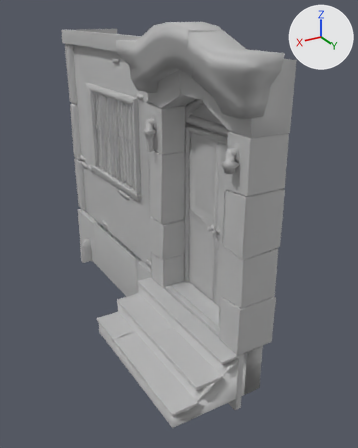
The FBX model Assets/Assets/3D/buildings/B4_f1/B4_f1_unity.fbx as it was, and as the next commit left it.
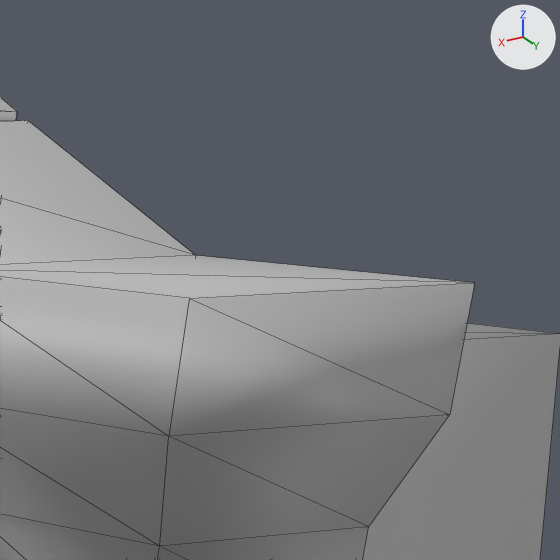
Each version is shown whole from a 50 mm lens placed at (2.0, 3.27, 2.83), pointed at (-0.16, -0.32, 1.03), then close up on the part from 62% to 83% of the width and 3% to 20% of the height. Arrows for +X, +Y and +Z are at upper right; the lights stay in place. The close-ups show mesh edges as thin lines. Where no turn or scale is listed for an object, it has been applied to the vertices. Vertices at the same position are counted once.

In view in the first close-up: 'B4_door_frame1_low', 'B4_door_top1_low'.
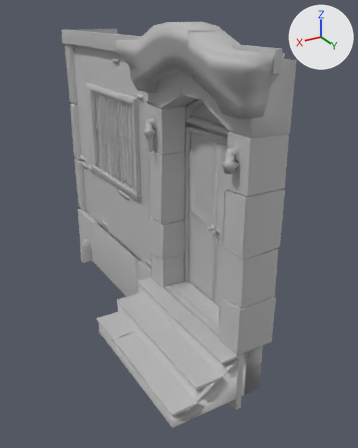
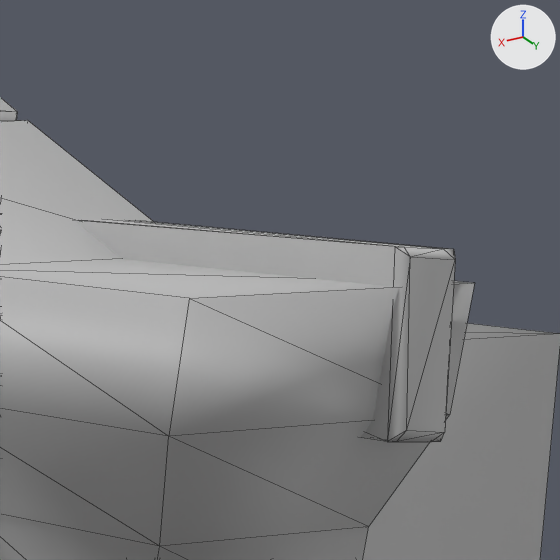
Where the newer file only moved an object's origin or applied its transform, the numbers keep the older frame.

What the commit changed:
me_mesh_004 is used by ob_b4_edge4_low; location (0.077, -1.045, 2.571).
me_mesh_004 had 76 vertices, 118 faces and spanned x -0.03..0.03, y -1.32..1.32, z -0.07..0.07.
me_mesh_004 now has 100 vertices, 162 faces and spans x -0.03..0.03, y -1.32..2.18, z -0.07..0.07.
Part 1, on me_mesh_004:
3 faces are deleted.
1 vertex moves within x 0.03, y 1.31, z -0.07.
24 vertices are added at x -0.03..0.03, y 1.31..2.18, z -0.07..0.07.
47 new faces join them.

Boxes (x1, y1, x2, y2) around the edits, measured in the close-ups (560 x 560 px):
'B4_edge4_low', reshaped (not visible before)
    after: (76, 219, 455, 442)
